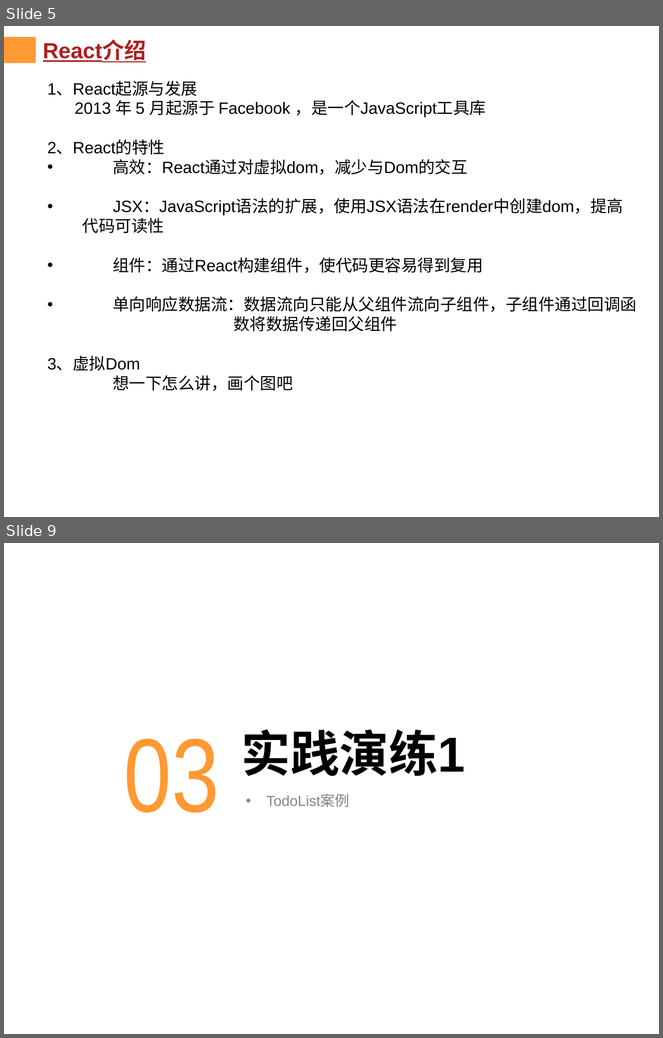
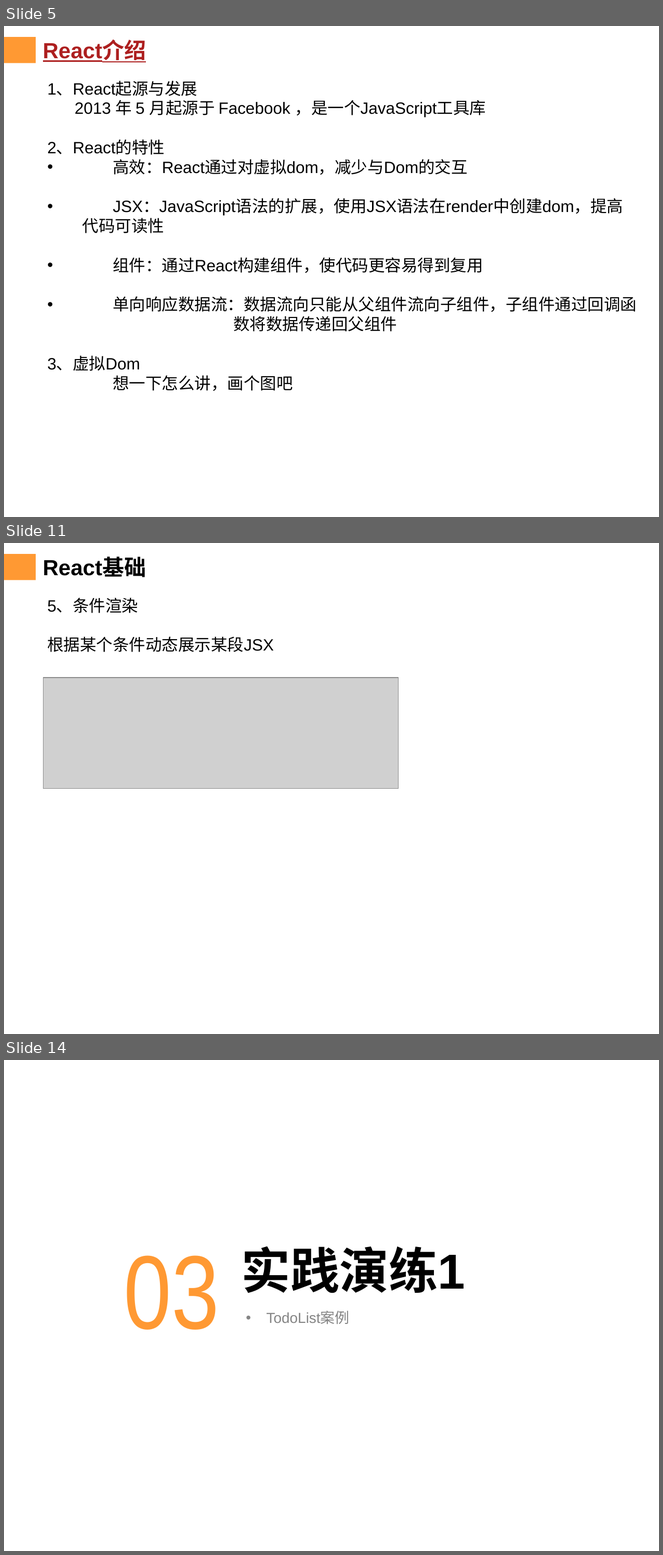
Before and after one commit to chenqiuli/JY_Peixun_1, a slide deck: PPT内容.pptx. Shown one above the other, each under a label of ours: slides 5 and 9 before the commit, slides 5, 11 and 14 after it; the slides between them are not shown. The pictures are 663x1038 and 663x1555 pixels, drawn with LibreOffice and Linux fonts; fonts in the diff are those of the drawing; grey boxes stand for pictures; background and template pictures are left out. Boxes give left, top, right and bottom in pixels: in the first picture for what was removed or moved away, otherwise in the second. Text is boxed around its words. In the diff, an @@ line names an element or a change of style, - is before the commit and + after.

Commit message:
react基础一

```diff
--- a/PPT内容.pptx
+++ b/PPT内容.pptx
@@ slide 11 added at [4, 543, 659, 1034], background #FFFFFF; not listed: 2 template elements that a slide beside it also shows @@
@@ title added at [43, 558, 146, 577], 24 pt, text #000000, bold @@
+React基础
@@ text added at [47, 599, 274, 652], 18 pt, text #000000 @@
+5、条件渲染
+根据某个条件动态展示某段JSX
@@ picture added at [44, 678, 399, 788] @@
@@ what was slide 9 is now slide 14 @@
```
Also in this commit, not shown: 2 slides changed, 5 other slides added, 1 slide removed, 14 other files.
